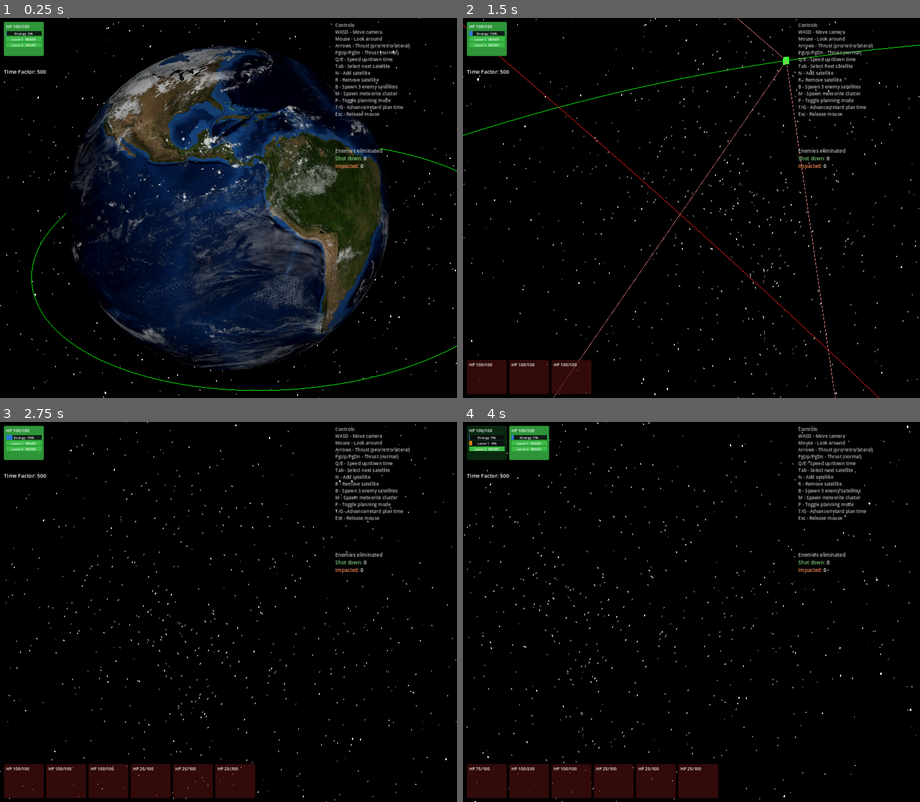
Above: before the commit, frames 1-4 (two rows, left to right).
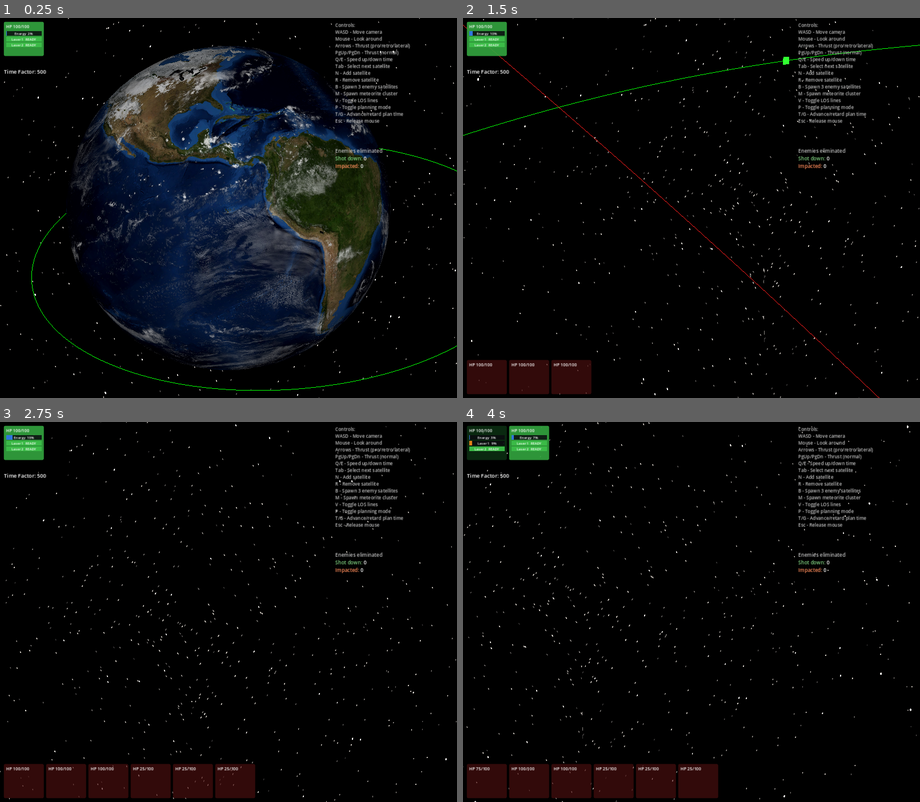
Above: after the commit, the same moments.

Repository: mellenburg/game
Game: Godot game, scene res://scenes/main.tscn
Two runs of this game, one before a commit and one after it. Both use one fixed random seed, a clock stepped at 60 frames per second and the inputs below.
Inputs (mouse positions are in pixels of both pictures, inside the frame that each line leads up to):
- Up to frame 1 (0.25 s): no input
- Up to frame 2 (1.5 s): tap Enter at 0.5 s; move the mouse to (714, 208) at 0.52 s; hold W (move_forward) from 0.53 s (still down); tap V (toggle_los, bound only after the commit) at 0.6 s; move the mouse to (668, 208) at 1.27 s; tap B (add_enemies) at 1.35 s
- Up to frame 3 (2.75 s): keep holding W (move_forward); tap V (toggle_los, bound only after the commit) at 1.55, 2.3 s; move the mouse to (237, 604) at 2.02 s; tap M (add_meteorites) at 2.1 s
- Up to frame 4 (4 s): keep holding W (move_forward); tap Space at 2.75 s; move the mouse to (686, 619) at 2.77 s; tap N (add_satellite) at 2.85 s; tap V (toggle_los, bound only after the commit) at 3.05, 3.8 s; tap Enter at 3.5 s; move the mouse to (723, 615) at 3.52 s; hold T (planning_advance) from 3.53 s (still down)

The runs differ from the first frame. In frame 1, 0.3% of the frame differs, in the area x 73-89%, y 21-28%; in frame 2, 0.5%, in the area x 19-89%, y 0-100%; in frame 3, 0.3%; in frame 4, 0.3%.

Commit message:
Toggle LOS lines on V; fix missing orange line on kill-shots
The hit-line draw used to gate on target.alive — but a fatal laser
shot sets alive=false the same tick the hit registers, so the line
never rendered for kill-shots. Snapshot attacker / target ECI
positions at register_hit time and draw from those, decoupling the
visual from the satellite lifecycle. Pulse persists for the full
HIT_DURATION even if the target is queue_free'd in between.

V toggles the yellow / pink LOS lines from the selected satellite
to opposing units; hit pulses are unaffected (transient combat
signal vs. continuous overlay).

Diff:
--- a/godot/project.godot
+++ b/godot/project.godot
@@ -105,6 +105,10 @@
 "deadzone": 0.5,
 "events": [Object(InputEventKey,"resource_local_to_scene":false,"resource_name":"","device":-1,"window_id":0,"alt_press …(191 unchanged characters)…
 }
+toggle_los={
+"deadzone": 0.5,
+"events": [Object(InputEventKey,"resource_local_to_scene":false,"resource_name":"","device":-1,"window_id":0,"alt_pressed":false,"shift_pressed":false,"ctrl_pressed":false,"meta_pressed":false,"pressed":false,"keycode":0,"physical_keycode":86,"key_label":0,"unicode":0,"location":0,"echo":false,"script":null)]
+}
 
 [physics]
 
--- a/godot/scenes/main.tscn
+++ b/godot/scenes/main.tscn
@@ -127,6 +127,7 @@
 R - Remove satellite
 B - Spawn 3 enemy satellites
 M - Spawn meteorite cluster
+V - Toggle LOS lines
 P - Toggle planning mode
 T/G - Advance/retard plan time
 Esc - Release mouse[/color][/font_size]"
--- a/godot/scripts/earth_system.gd
+++ b/godot/scripts/earth_system.gd
@@ -247,6 +247,8 @@
 		add_enemies()
 	if Input.is_action_just_pressed("add_meteorites"):
 		add_meteorite_storm()
+	if Input.is_action_just_pressed("toggle_los"):
+		hud.los_visible = not hud.los_visible
 
 
 func add_satellite() -> void:
--- a/godot/scripts/hud.gd
+++ b/godot/scripts/hud.gd
@@ -60,9 +60,17 @@
 var _system: Node = null
 var _last_text_update: float = 0.0
 
-# Active weapon-hit pulses. Each entry: {attacker, target, expires_at}
-# where expires_at is wall-clock seconds. Pruned lazily during render.
+# Active weapon-hit pulses. Each entry stores the world-space ECI
+# positions of attacker and target captured AT FIRE TIME along with
+# the wall-clock expiry. Caching positions decouples the visual from
+# the satellite lifecycle: a fatal shot kills the target this tick
+# (alive=false), but we still want the orange line to render for the
+# pulse window — without dereferencing a freed instance.
 var _hits: Array[Dictionary] = []
+# Toggled by EarthSystem on the "toggle_los" input action. When false,
+# the yellow / pink LOS lines from the selected satellite to opposing
+# units are suppressed; hit pulses remain visible regardless.
+var los_visible: bool = true
 
 
 func _ready() -> void:
@@ -76,9 +84,15 @@
 func register_hit(attacker: Satellite, target: Satellite) -> void:
 	if attacker == null or target == null:
 		return
+	# Snapshot the ECI positions now so the line can render even if the
+	# target dies on this very shot — we used to gate _draw_hit_lines on
+	# `target.alive` and lost the visual feedback for any kill-shot.
+	# Refs are still kept so the roster-box pulse can find its target.
 	_hits.append({
 		"attacker": attacker,
 		"target": target,
+		"attacker_pos": attacker.orbit.r,
+		"target_pos": target.orbit.r,
 		"expires_at": _now() + HIT_DURATION,
 	})
 	target.flash_hit(HIT_DURATION)
@@ -88,25 +102,16 @@
 	return Time.get_ticks_msec() / 1000.0
 
 
-# Drop expired hits and any whose attacker/target has been freed (a
-# satellite can die between a fire() and the next render tick).
-#
-# Important: we DON'T pull h["attacker"] / h["target"] into a typed
-# `Satellite` local until after is_instance_valid passes. Godot 4
-# rejects the assignment of a freed Object to a typed variable with
-# "Trying to assign invalid previously freed instance" — the check
-# fires before any user-level guard could run. Passing the dict
-# expression straight into is_instance_valid sidesteps that.
+# Drop hits whose pulse window has expired. We deliberately keep
+# entries whose attacker/target have been freed — the snapshotted
+# positions still draw a valid line, and that's the kill-shot case
+# we most want to display.
 func _prune_hits() -> void:
 	var now := _now()
 	var live: Array[Dictionary] = []
 	for h in _hits:
 		var expires: float = h["expires_at"]
 		if expires <= now:
-			continue
-		if not is_instance_valid(h["attacker"]):
-			continue
-		if not is_instance_valid(h["target"]):
 			continue
 		live.append(h)
 	_hits = live
@@ -361,9 +366,11 @@
 	if _system == null or _camera == null:
 		return
 	_prune_hits()
-	_draw_selected_los_lines()
+	if los_visible:
+		_draw_selected_los_lines()
 	# Hit lines are drawn last so they overwrite any selection line that
-	# happens to share the same endpoints.
+	# happens to share the same endpoints. Always shown — they're a
+	# transient combat signal, not a continuous overlay.
 	_draw_hit_lines()
 
 
@@ -404,20 +411,14 @@
 
 func _draw_hit_lines() -> void:
 	for h in _hits:
-		# Same freed-instance trap as _prune_hits — validate before
-		# pulling the dict values into typed locals.
-		if not is_instance_valid(h["attacker"]):
-			continue
-		if not is_instance_valid(h["target"]):
-			continue
-		var attacker: Satellite = h["attacker"]
-		var target: Satellite = h["target"]
-		if not attacker.alive or not target.alive:
-			continue
-		if not attacker.orbit_alive or not target.orbit_alive:
-			continue
-		var a_scene := attacker.orbit.r * Satellite.SCENE_SCALE
-		var b_scene := target.orbit.r * Satellite.SCENE_SCALE
+		# Use the snapshotted positions from register_hit. The attacker
+		# and target may already be alive=false (or even queue_free'd)
+		# by the time we draw — that's exactly the case where the line
+		# matters most (kill-shot feedback).
+		var a_eci: Vector3 = h["attacker_pos"]
+		var b_eci: Vector3 = h["target_pos"]
+		var a_scene := a_eci * Satellite.SCENE_SCALE
+		var b_scene := b_eci * Satellite.SCENE_SCALE
 		if _camera.is_position_behind(a_scene) and _camera.is_position_behind(b_scene):
 			continue
 		var screen_a := _camera.unproject_position(a_scene)
